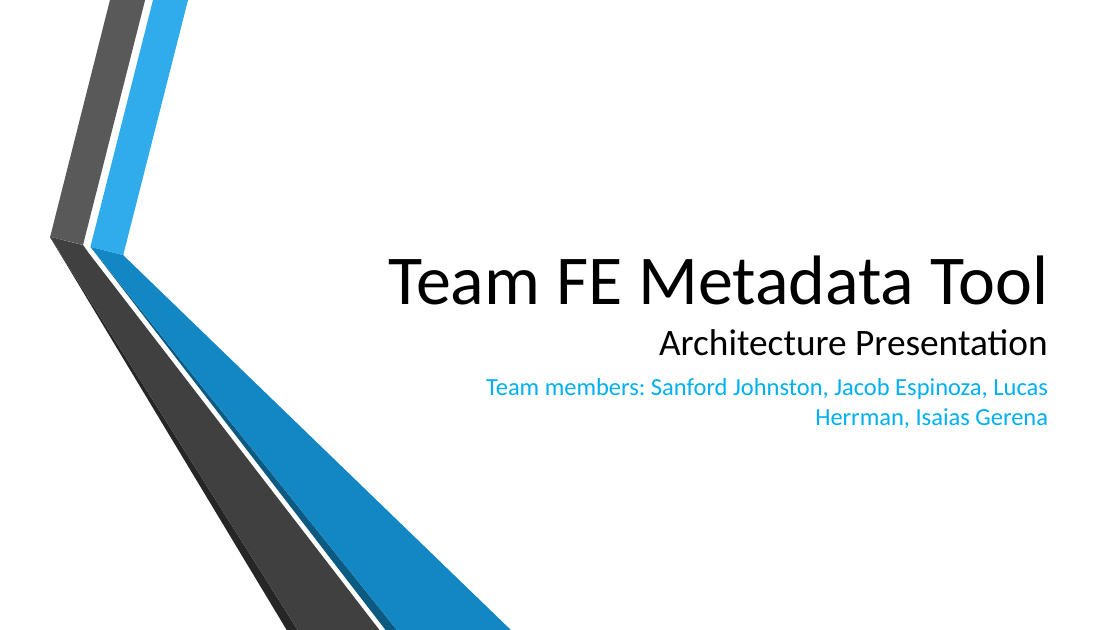
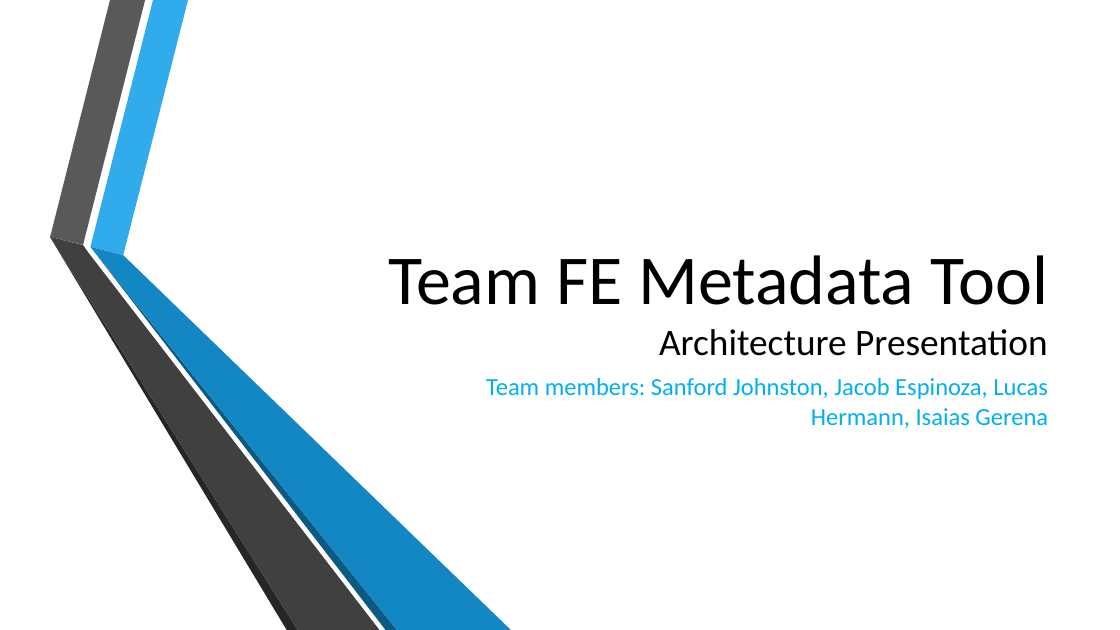
Before and after one commit to NMSU-SDev/team-FE, a slide deck: slide 1 of trunk/docs/TeamFE-ArchPresentation.pptx. Drawn at 1120x630 pixels with LibreOffice and Linux fonts; fonts in the diff are those of the drawing; background and template pictures are left out. Boxes give left, top, right and bottom in pixels: in the first picture for what was removed or moved away, otherwise in the second. Text is boxed around its words. In the diff, an @@ line names an element or a change of style, - is before the commit and + after.

```diff
--- a/trunk/docs/TeamFE-ArchPresentation.pptx
+++ b/trunk/docs/TeamFE-ArchPresentation.pptx
@@ subtitle at [486, 378, 1048, 428]: text changed @@
-Team members: Sanford Johnston, Jacob Espinoza, Lucas Herrman, Isaias Gerena
+Team members: Sanford Johnston, Jacob Espinoza, Lucas Hermann, Isaias Gerena
```
Also in this commit, not shown: 3 other slides changed, 2 slides added, 2 slides removed.
